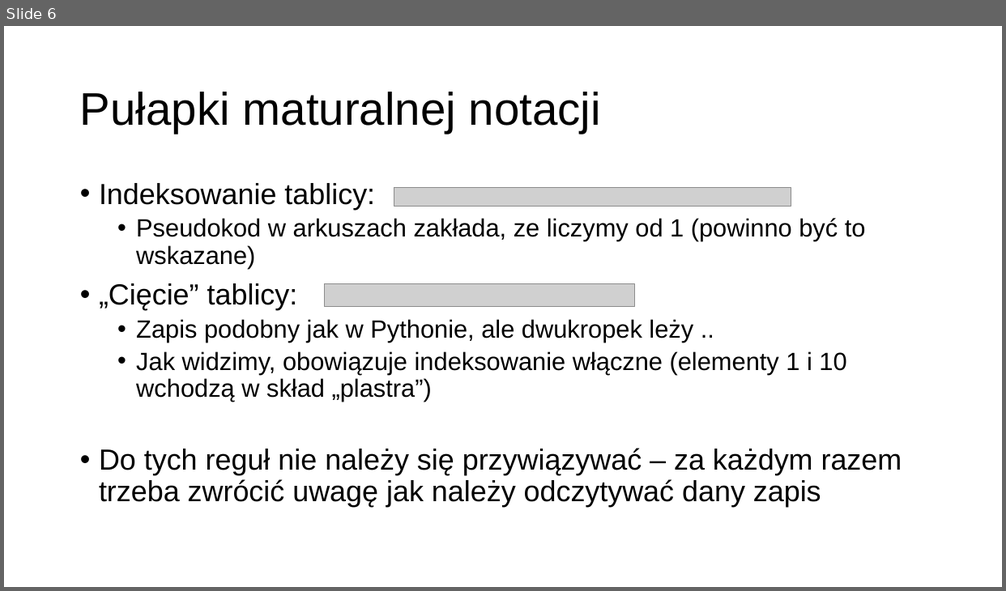
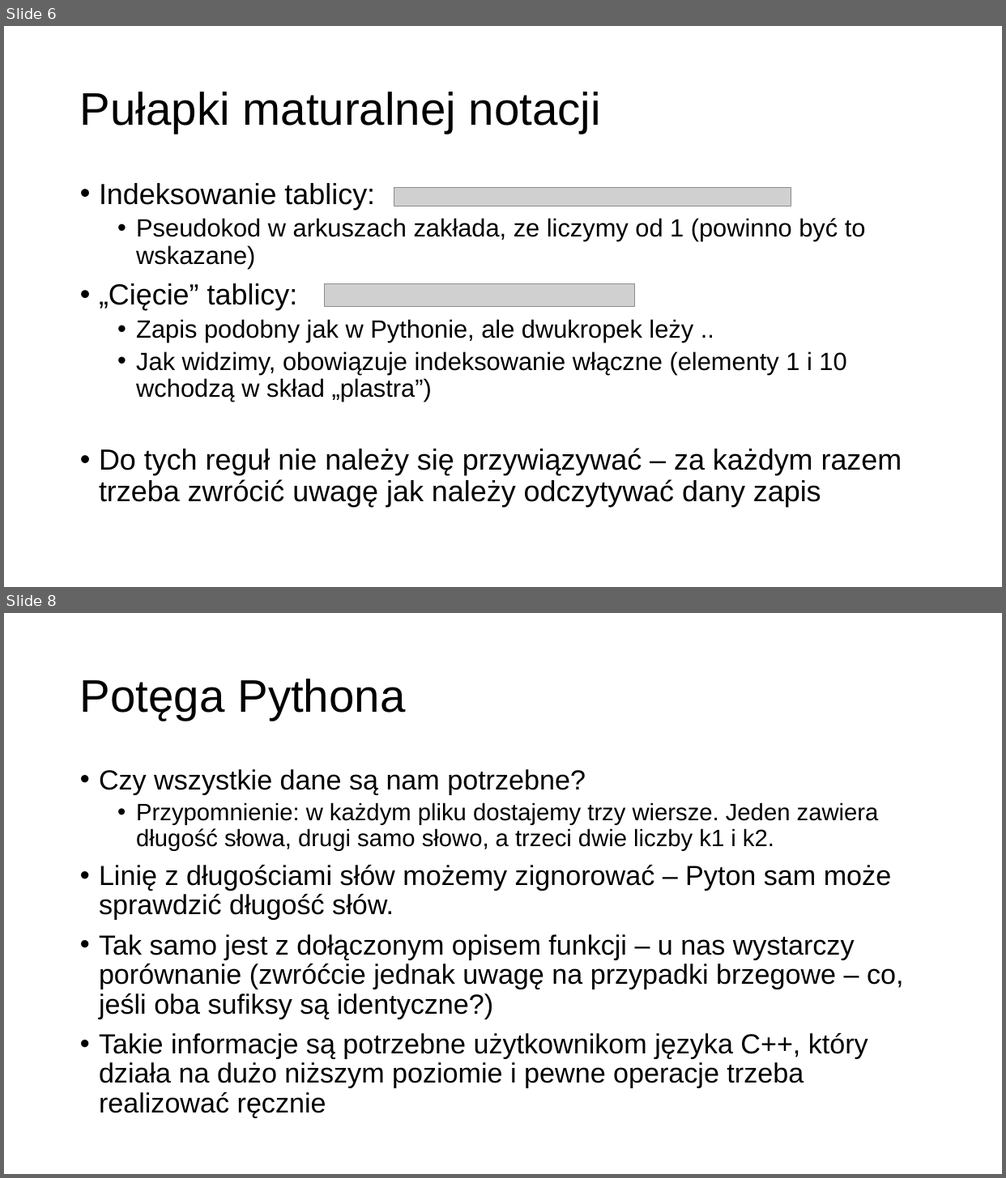
Before and after one commit to MikoStoro/ETI_Academy_Matura, a slide deck: prezentacje/Prezentacja3.pptx. Shown one above the other, each under a label of ours: slide 6 before the commit, slides 6 and 8 after it; the slides between them are not shown. The pictures are 1006x591 and 1006x1178 pixels, drawn with LibreOffice and Linux fonts; fonts in the diff are those of the drawing; grey boxes stand for pictures; background and template pictures are left out. Boxes give left, top, right and bottom in pixels: in the first picture for what was removed or moved away, otherwise in the second. Text is boxed around its words. In the diff, an @@ line names an element or a change of style, - is before the commit and + after.

```diff
--- a/prezentacje/Prezentacja3.pptx
+++ b/prezentacje/Prezentacja3.pptx
@@ slide 8 added at box(4, 613, 1002, 1174), background picture (left out) @@
@@ title added at box(80, 679, 405, 720), 44 pt, text #000000 @@
+Potęga Pythona
@@ text added at box(99, 769, 903, 1118), 26.6 pt, text #000000 @@
+• Czy wszystkie dane są nam potrzebne?
+  • Przypomnienie: w każdym pliku dostajemy trzy wiersze. Jeden zawiera długość słowa, drugi samo słowo, a trzeci dwie liczby k1 i k2.
+• Linię z długościami słów możemy zignorować – Pyton sam może sprawdzić długość słów.
+• Tak samo jest z dołączonym opisem funkcji – u nas wystarczy porównanie (zwróćcie jednak uwagę na przypadki brzegowe – co, jeśli oba sufiksy są identyczne?)
+• Takie informacje są potrzebne użytkownikom języka C++, który działa na dużo niższym poziomie i pewne operacje trzeba realizować ręcznie
```
Also in this commit, not shown: 1 slide changed, 10 other slides added, 1 slide removed, 3 other files.
